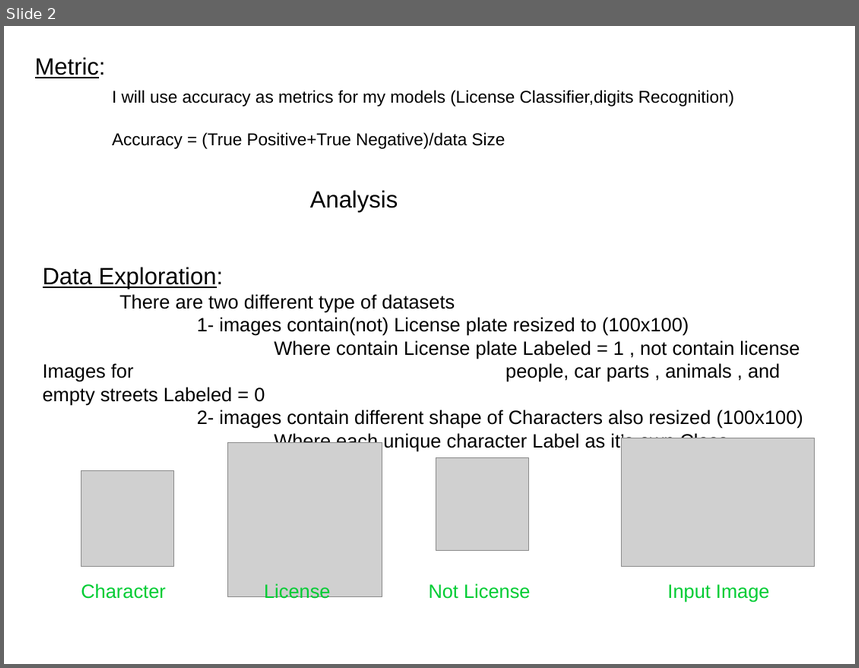
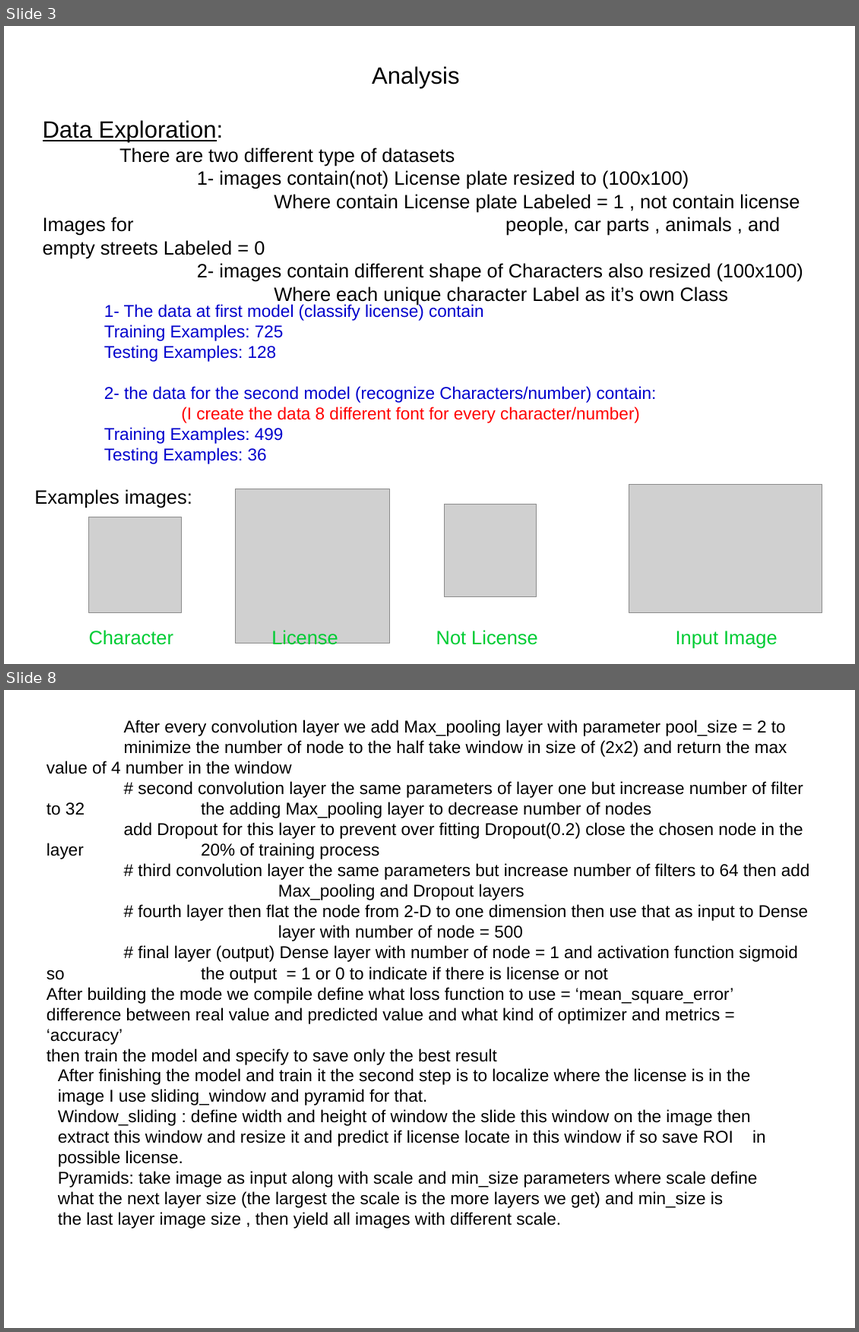
Before and after one commit to Gelboo/finalProject-LicencePlate-, a slide deck: project report.odp. Shown one above the other, each under a label of ours: slide 2 before the commit, slides 3 and 8 after it; the slides between them are not shown. The pictures are 859x668 and 859x1332 pixels, drawn with LibreOffice and Linux fonts; fonts in the diff are those of the drawing; grey boxes stand for pictures. Boxes give left, top, right and bottom in pixels: in the first picture for what was removed or moved away, otherwise in the second. Text is boxed around its words. In the diff, an @@ line names an element or a change of style, - is before the commit and + after.

Commit message:
After Review

```diff
--- a/project report.odp
+++ b/project report.odp
@@ slide 8 added at box(4, 690, 855, 1328), background #FFFFFF @@
@@ title added at box(47, 720, 810, 1045), 16 pt, text #000000 @@
+After every convolution layer we add Max_pooling layer with parameter pool_size = 2 to minimize the number of node to the half take window in size of (2x2) and return the max value of 4 number in the window
+# second convolution layer the same parameters of layer one but increase number of filter to 32 the adding Max_pooling layer to decrease number of nodes
+add Dropout for this layer to prevent over fitting Dropout(0.2) close the chosen node in the layer 20% of training process
+# third convolution layer the same parameters but increase number of filters to 64 then add Max_pooling and Dropout layers
+# fourth layer then flat the node from 2-D to one dimension then use that as input to Dense layer with number of node = 500
+# final layer (output) Dense layer with number of node = 1 and activation function sigmoid so the output = 1 or 0 to indicate if there is license or not
+After building the mode we compile define what loss function to use = ‘mean_square_error’ difference between real value and predicted value and what kind of optimizer and metrics = ‘accuracy’
+then train the model and specify to save only the best result
@@ text added at box(58, 1068, 766, 1229), 16 pt, text #000000 @@
+After finishing the model and train it the second step is to localize where the license is in the image I use sliding_window and pyramid for that.
+Window_sliding : define width and height of window the slide this window on the image then extract this window and resize it and predict if license locate in this window if so save ROI in possible license.
+Pyramids: take image as input along with scale and min_size parameters where scale define what the next layer size (the largest the scale is the more layers we get) and min_size is the last layer image size , then yield all images with different scale.
@@ what was slide 2 is now slide 3 @@
@@ slide 3 changed as well @@
@@ title removed at box(35, 57, 734, 149) @@
-Metric:
-I will use accuracy as metrics for my models (License Classifier,digits Recognition)
-Accuracy = (True Positive+True Negative)/data Size
@@ text "Analysis": place and size @@
-text "Analysis" at box(310, 190, 398, 212)
+text "Analysis" at box(372, 66, 459, 89)
@@ text "Data Exploration:": place and size @@
-text "Data Exploration:" at box(43, 267, 804, 452)
+text "Data Exploration:" at box(43, 120, 804, 305)
@@ text added at box(104, 303, 657, 465), 16 pt, text #0000CC @@
+1- The data at first model (classify license) contain
+Training Examples: 725
+Testing Examples: 128
+2- the data for the second model (recognize Characters/number) contain:
+(I create the data 8 different font for every character/number)
+Training Examples: 499
+Testing Examples: 36
@@ text added at box(34, 490, 192, 509), 18 pt, text #000000 @@
+Examples images:
@@ 4 pictures, 4 texts: place and size @@
-4 pictures, 4 texts at box(81, 439, 815, 603)
+4 pictures, 4 texts at box(89, 485, 823, 649)
```
Also in this commit, not shown: 2 other slides changed, 9 other slides added, 4 slides removed, 10 other files.
